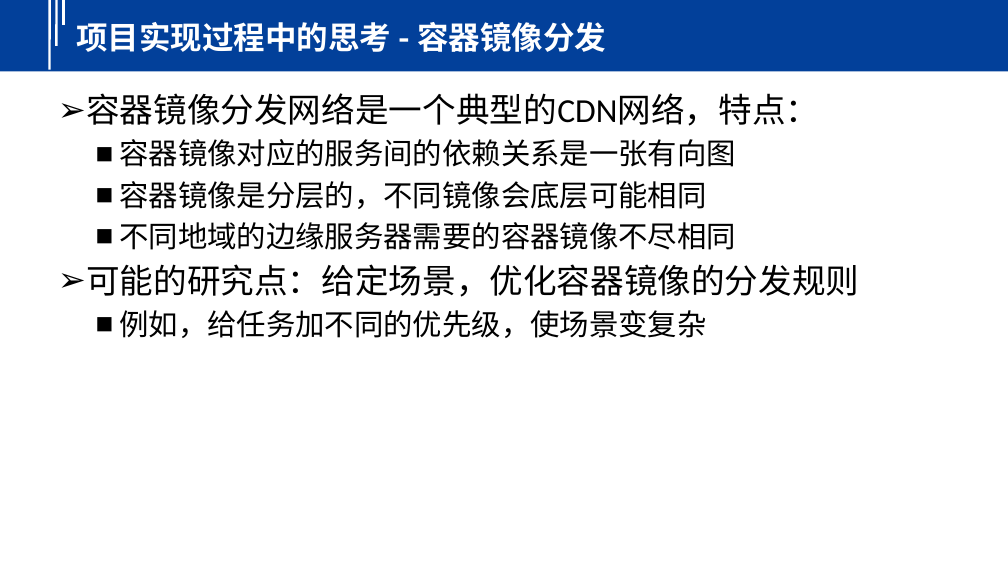
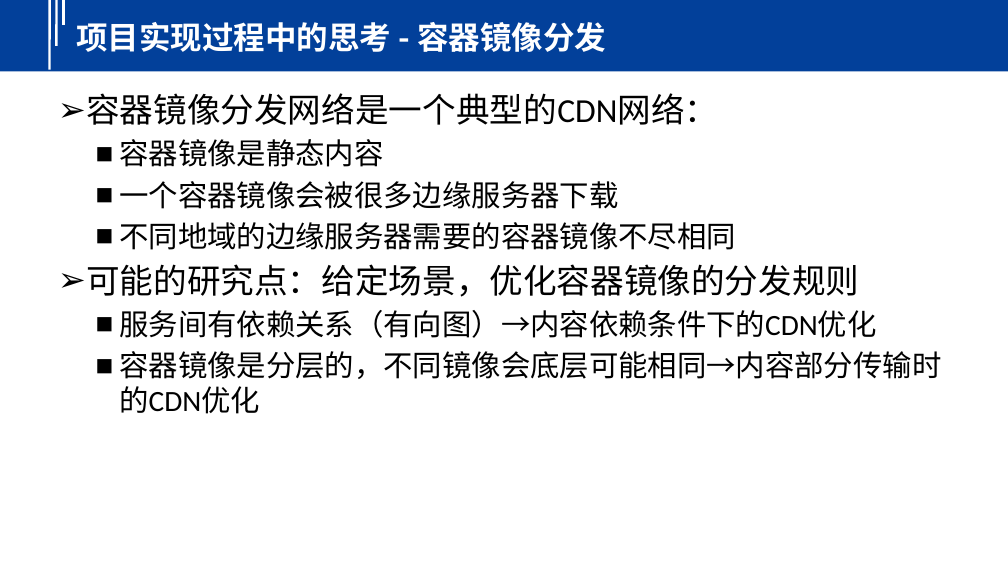
Before and after one commit to yindaheng98/DNet, a slide deck: slide 17 of 介绍.pptx (slide 10 before the commit). Drawn at 1008x567 pixels with LibreOffice and Linux fonts; fonts in the diff are those of the drawing; background and template pictures are left out. Boxes give left, top, right and bottom in pixels: in the first picture for what was removed or moved away, otherwise in the second. Text is boxed around its words. In the diff, an @@ line names an element or a change of style, - is before the commit and + after.

```diff
--- a/介绍.pptx
+++ b/介绍.pptx
@@ text at [86, 93, 718, 209]: text changed @@
-➢ 容器镜像分发网络是一个典型的CDN网络，特点：
-  ■ 容器镜像对应的服务间的依赖关系是一张有向图
-  ■ 容器镜像是分层的，不同镜像会底层可能相同
+➢ 容器镜像分发网络是一个典型的CDN网络：
+  ■ 容器镜像是静态内容
+  ■ 一个容器镜像会被很多边缘服务器下载
@@ text at [119, 310, 941, 414]: text changed @@
-  ■ 例如，给任务加不同的优先级，使场景变复杂
+  ■ 服务间有依赖关系（有向图）→内容依赖条件下的CDN优化
+  ■ 容器镜像是分层的，不同镜像会底层可能相同→内容部分传输时的CDN优化
```
Also in this commit, not shown: 10 other slides changed, 7 slides added.
